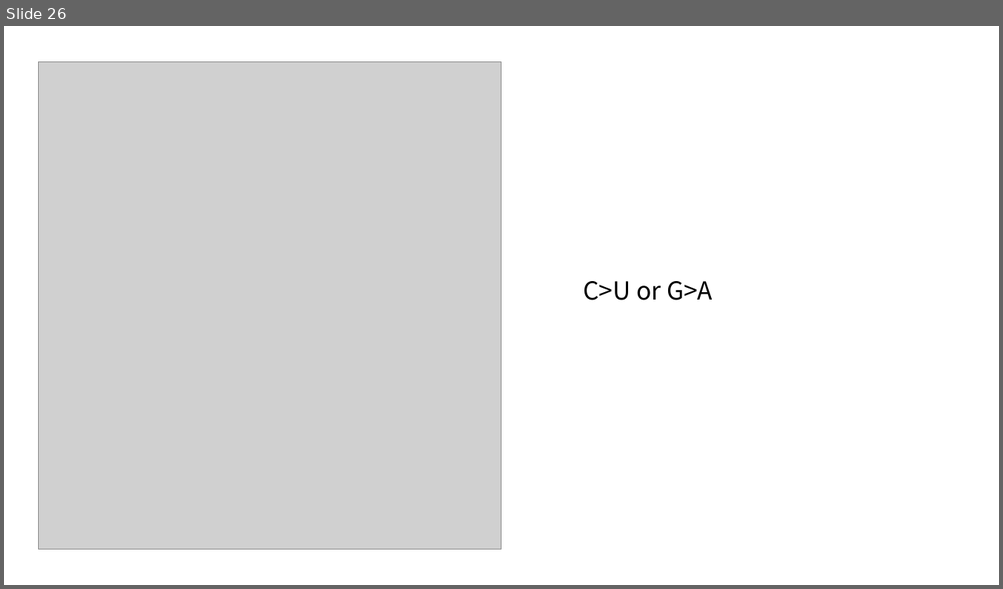
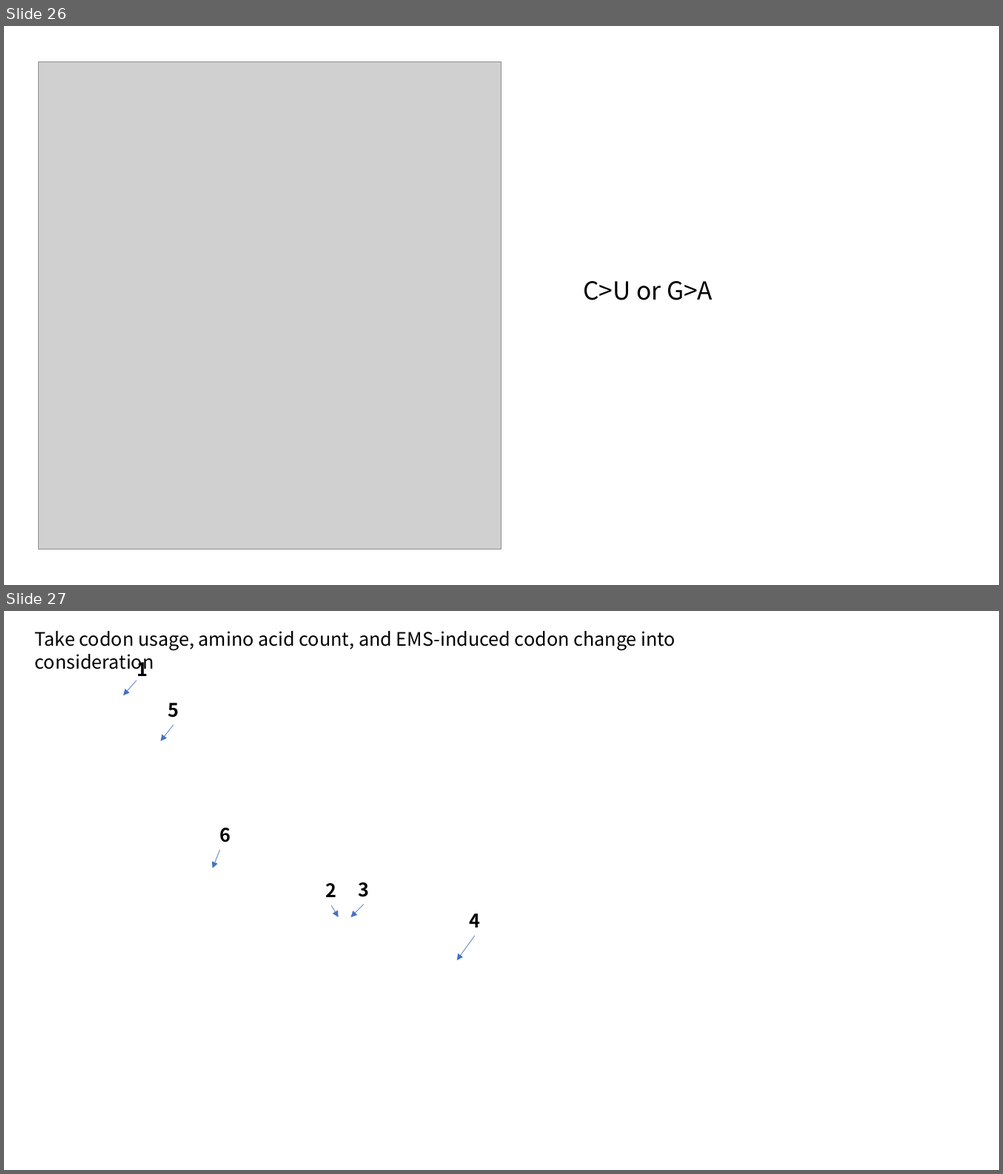
Before and after one commit to young55775/Genetorch-developing, a slide deck: discussion.pptx. Shown one above the other, each under a label of ours: slide 26 before the commit, slides 26 and 27 after it. The pictures are 1003x589 and 1003x1174 pixels, drawn with LibreOffice and Linux fonts; fonts in the diff are those of the drawing; grey boxes stand for pictures; background and template pictures are left out. Boxes give left, top, right and bottom in pixels: in the first picture for what was removed or moved away, otherwise in the second. Text is boxed around its words. In the diff, an @@ line names an element or a change of style, - is before the commit and + after.

Commit message:
codon usage statistics

```diff
--- a/discussion.pptx
+++ b/discussion.pptx
@@ slide 27 added at (4, 611, 999, 1170), background picture (left out) @@
@@ text added at (35, 631, 675, 651), 18 pt, text #000000 @@
+Take codon usage, amino acid count, and EMS-induced codon change into consideration
@@ text added at (137, 658, 148, 676), 18 pt, text #000000, bold @@
+1
@@ arrow added from (136, 681) to (123, 695), #4472C4 0.5 pt @@
@@ text added at (168, 703, 179, 718), 18 pt, text #000000, bold @@
+5
@@ arrow added from (173, 725) to (161, 741), #4472C4 0.5 pt @@
@@ text added at (220, 828, 231, 843), 18 pt, text #000000, bold @@
+6
@@ arrow added from (219, 851) to (212, 869), #4472C4 0.5 pt @@
@@ text added at (326, 883, 337, 897), 18 pt, text #000000, bold @@
+2
@@ text added at (358, 883, 369, 897), 18 pt, text #000000, bold @@
+3
@@ arrow added from (332, 906) to (338, 917), #4472C4 0.5 pt @@
@@ arrow added from (364, 905) to (351, 917), #4472C4 0.5 pt @@
@@ text added at (469, 914, 481, 928), 18 pt, text #000000, bold @@
+4
@@ arrow added from (475, 937) to (457, 961), #4472C4 0.5 pt @@
```
Also in this commit, not shown: 1 slide changed, 1 slide removed.
